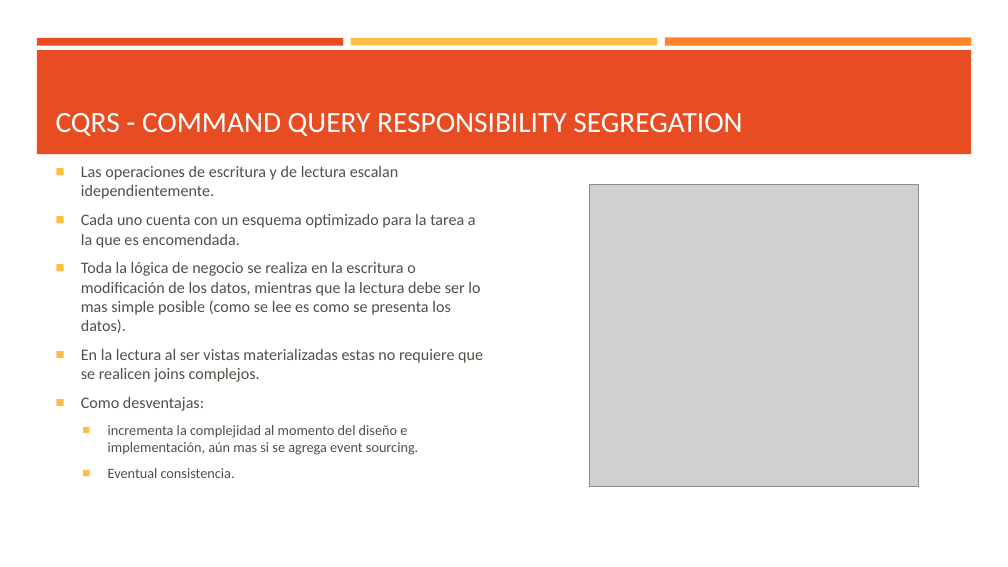
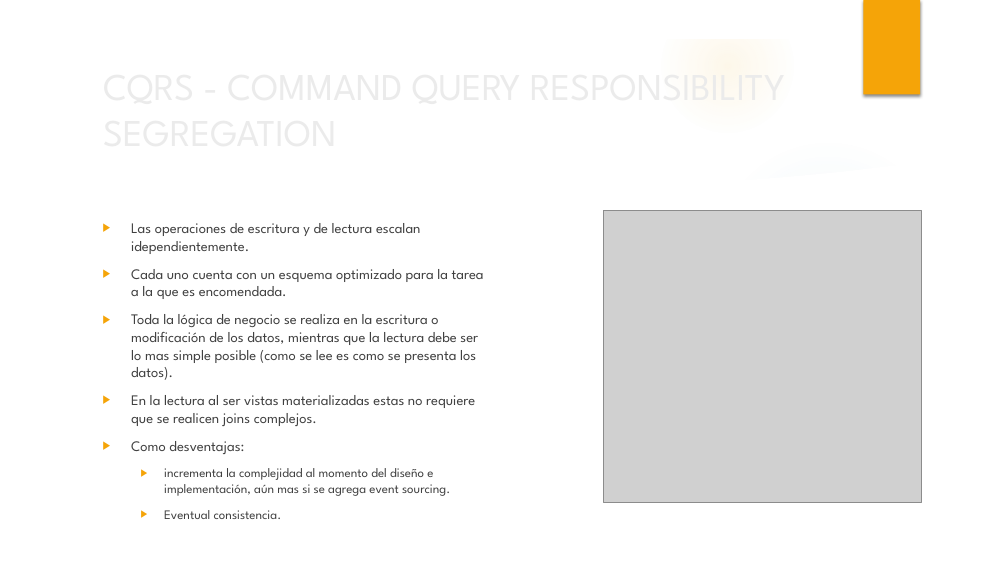
Before and after one commit to hernxntk/evensourcing-demo, a slide deck: slide 3 of Presentación1.pptx. Drawn at 1008x567 pixels with LibreOffice and Linux fonts; fonts in the diff are those of the drawing; grey boxes stand for pictures; background and template pictures are left out. Boxes give left, top, right and bottom in pixels: in the first picture for what was removed or moved away, otherwise in the second. Text is boxed around its words. In the diff, an @@ line names an element or a change of style, - is before the commit and + after.

```diff
--- a/Presentación1.pptx
+++ b/Presentación1.pptx
@@ group added at box(0, 0, 1008, 567): 6 ellipses, 3 freeform shapes @@
@@ rectangle added at box(864, 0, 920, 95), fill #F5A408 @@
@@ rectangle removed at box(37, 38, 343, 45) @@
@@ rectangle removed at box(37, 50, 972, 154) @@
@@ rectangle removed at box(351, 38, 657, 45) @@
@@ rectangle removed at box(665, 38, 971, 46) @@
@@ title "CQRS - COMMAND QUERY RESPONSIBILITY ...": place and size @@
-title "CQRS - COMMAND QUERY RESPONSIBILITY ..." at box(56, 113, 742, 136)
+title "CQRS - COMMAND QUERY RESPONSIBILITY ..." at box(95, 79, 820, 139)
@@ title "CQRS - COMMAND QUERY RESPONSIBILITY ..." at box(95, 79, 820, 139): size 28 to 36 pt, font Calibri to League Spartan, text colour #FFFFFF to #EBEBEB; vertical alignment bottom to middle @@
@@ text "Las operaciones de escritura y ...": place and size @@
-text "Las operaciones de escritura y ..." at box(81, 185, 483, 478)
+text "Las operaciones de escritura y ..." at box(131, 223, 484, 496)
@@ text "Las operaciones de escritura y ..." at box(131, 223, 484, 496): size 15.3 to 13.9 pt in "Las operaciones de escritura y de lectura ...", "Cada uno cuenta con un esquema optimizado ...", "Toda la lógica de negocio se realiza ...", "En la lectura al ser vistas materializadas ..." and 1 more places; font Calibri to League Spartan, text colour #505046 to #404040; size 13.6 to 12.4 pt in "incrementa la complejidad al momento del diseño ...", "Eventual consistencia."; bullet ■ to ▶; bullet colour #FFBD47 to #F5A408; more space between paragraphs; vertical alignment middle to top @@
@@ picture: place and size @@
-picture at box(590, 185, 919, 487)
+picture at box(603, 210, 921, 502)
```
Also in this commit, not shown: 7 other slides changed, 3 slides added, 1 slide removed, 6 other files.
